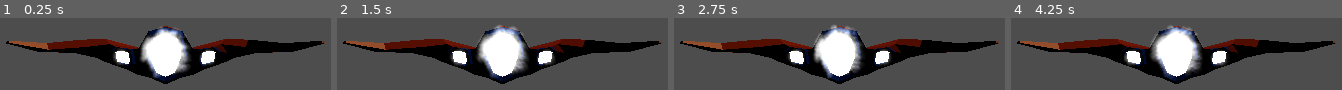
Above: before the commit, frames 1-4 (left to right).
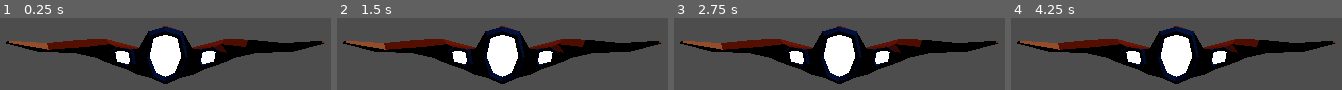
Above: after the commit, the same moments.

Repository: aki-cat/lynx-of-the-stars
Game: Godot game, scene res://Space.tscn
Two runs of this game, one before a commit and one after it. Both use one fixed random seed, a clock stepped at 60 frames per second and the inputs below.
Inputs:
- Up to frame 1 (0.25 s): no input
- Up to frame 2 (1.5 s): no input
- Up to frame 3 (2.75 s): no input
- Up to frame 4 (4.25 s): no input

The runs differ from the first frame. In frame 1, 4.2% of the frame differs, in the area x 34-65%, y 12-84%; in frame 2, 4.7%, in the area x 34-66%, y 9-84%; in frame 3, 4.4%; in frame 4, 4.6%.

Commit message:
Try stuff outtt

Diff:
--- a/Actors/SpaceShip.tscn
+++ b/Actors/Player.tscn
@@ -1,6 +1,7 @@
-[gd_scene load_steps=12 format=3 uid="uid://dsq7aulymm5vq"]
+[gd_scene load_steps=13 format=3 uid="uid://dsq7aulymm5vq"]
 
 [ext_resource type="PackedScene" uid="uid://bas8lkjlyruni" path="res://Models/SpaceShip.glb" id="1_cvrfo"]
+[ext_resource type="Script" path="res://Actors/TurbineParticles.gd" id="2_mo75f"]
 [ext_resource type="Texture2D" uid="uid://fk5peuum8utu" path="res://Textures/particle.png" id="3_vd8ls"]
 
 [sub_resource type="BoxShape3D" id="BoxShape3D_d80mm"]
@@ -46,7 +47,7 @@
 material = SubResource("StandardMaterial3D_d2bsx")
 size = Vector2(2, 2)
 
-[node name="spaceship" type="CharacterBody3D"]
+[node name="Player" type="CharacterBody3D"]
 
 [node name="SpaceShip" parent="." instance=ExtResource("1_cvrfo")]
 
@@ -62,7 +63,10 @@
 transform = Transform3D(0.828571, 0.152955, 0.538586, -0.164991, 0.985948, -0.0261769, -0.535022, -0.0671724, 0.842164, -7.238, 1.615, 5.034)
 shape = SubResource("BoxShape3D_cpwpq")
 
-[node name="GPUParticles3D" type="GPUParticles3D" parent="."]
+[node name="TurbineParticles" type="Node3D" parent="."]
+script = ExtResource("2_mo75f")
+
+[node name="MTurbine" type="GPUParticles3D" parent="TurbineParticles"]
 transform = Transform3D(-1.253, 1.09541e-07, 0, -1.09541e-07, -1.253, 0, 0, 0, 0.527, 0.0131962, 1.4163, 8.90745)
 lifetime = 0.2
 fixed_fps = 60
@@ -70,7 +74,7 @@
 process_material = SubResource("ParticleProcessMaterial_ovxnw")
 draw_pass_1 = SubResource("QuadMesh_edev7")
 
-[node name="GPUParticles3D2" type="GPUParticles3D" parent="."]
+[node name="RTurbine" type="GPUParticles3D" parent="TurbineParticles"]
 transform = Transform3D(-1.00731, 0, 0, 0, -1.00731, 0, 0, 0, 0.437013, 4.403, 0.90372, 7.41548)
 lifetime = 0.1
 explosiveness = 0.55
@@ -78,7 +82,7 @@
 process_material = SubResource("ParticleProcessMaterial_ovxnw")
 draw_pass_1 = SubResource("QuadMesh_imos1")
 
-[node name="GPUParticles3D3" type="GPUParticles3D" parent="."]
+[node name="LTurbine" type="GPUParticles3D" parent="TurbineParticles"]
 transform = Transform3D(-1.00731, 0, 0, 0, -1.00731, 0, 0, 0, 0.437013, -4.403, 0.904163, 7.41548)
 lifetime = 0.1
 fixed_fps = 60
--- /dev/null
+++ b/Actors/TurbineParticles.gd
@@ -0,0 +1,10 @@
+extends Node3D
+
+@onready
+var camera: Camera3D = get_tree().get_root().get_camera_3d()
+
+# Called every frame. 'delta' is the elapsed time since the previous frame.
+func _physics_process(delta):
+	for node in self.get_children():
+		var child: Node3D = (node as Node3D)
+		child.look_at(camera.transform.origin, Vector3.UP)
--- a/Space.tscn
+++ b/Space.tscn
@@ -1,14 +1,16 @@
-[gd_scene load_steps=2 format=3 uid="uid://b8x7ae7c1po3a"]
+[gd_scene load_steps=2 format=3 uid="uid://b4ulfww3rxufh"]
 
-[ext_resource type="PackedScene" uid="uid://dsq7aulymm5vq" path="res://Actors/SpaceShip.tscn" id="1_7a1wq"]
+[ext_resource type="PackedScene" uid="uid://dsq7aulymm5vq" path="res://Actors/Player.tscn" id="1_7a1wq"]
 
 [node name="Space" type="Node3D"]
 
-[node name="Model" parent="." instance=ExtResource("1_7a1wq")]
+[node name="Player" parent="." instance=ExtResource("1_7a1wq")]
 input_ray_pickable = false
 motion_mode = 1
 
-[node name="Camera3D" type="Camera3D" parent="."]
+[node name="Pivot" type="Node3D" parent="."]
+
+[node name="Camera3D" type="Camera3D" parent="Pivot"]
 transform = Transform3D(1, 0, 0, 0, 1, 0, 0, 0, 1, 0, 0, 37)
 
 [node name="Sunlight" type="DirectionalLight3D" parent="."]
